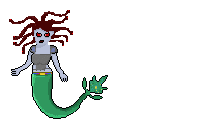
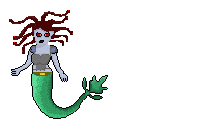
Layer changes from the first (202, 126) image to the second:
painted on "Katman 10" over bbox(53, 55, 67, 79)
painted on "Ton/Doygunluk 2 kopya 3" over bbox(32, 75, 107, 118)
painted on "Katman 3" over bbox(34, 44, 50, 58)
painted on "Ton/Doygunluk 2 kopya 5" over bbox(15, 56, 31, 74)
